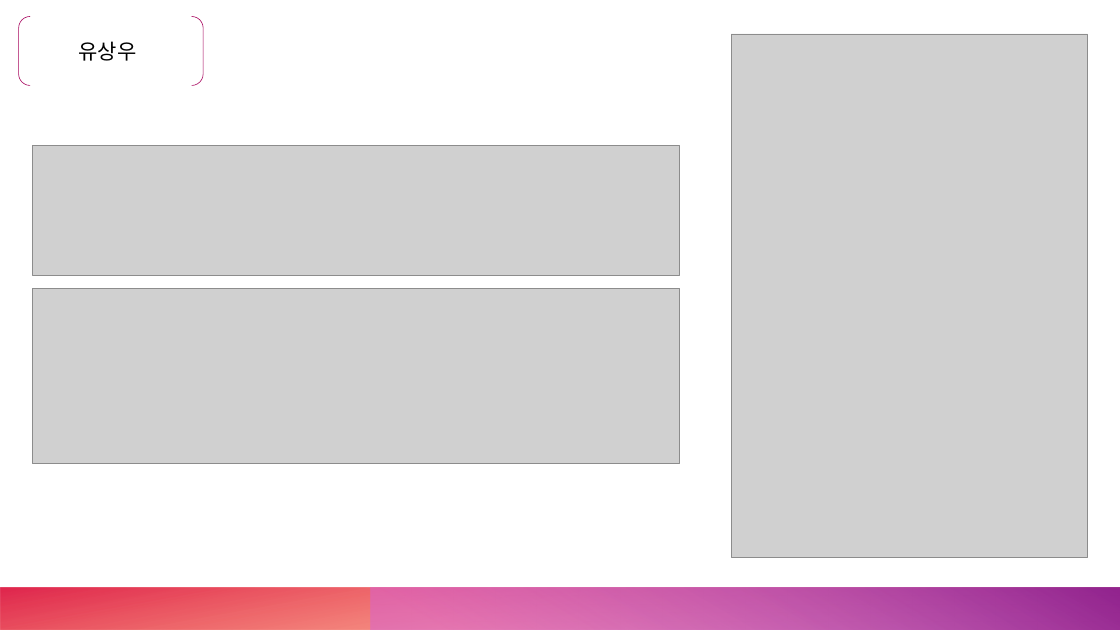
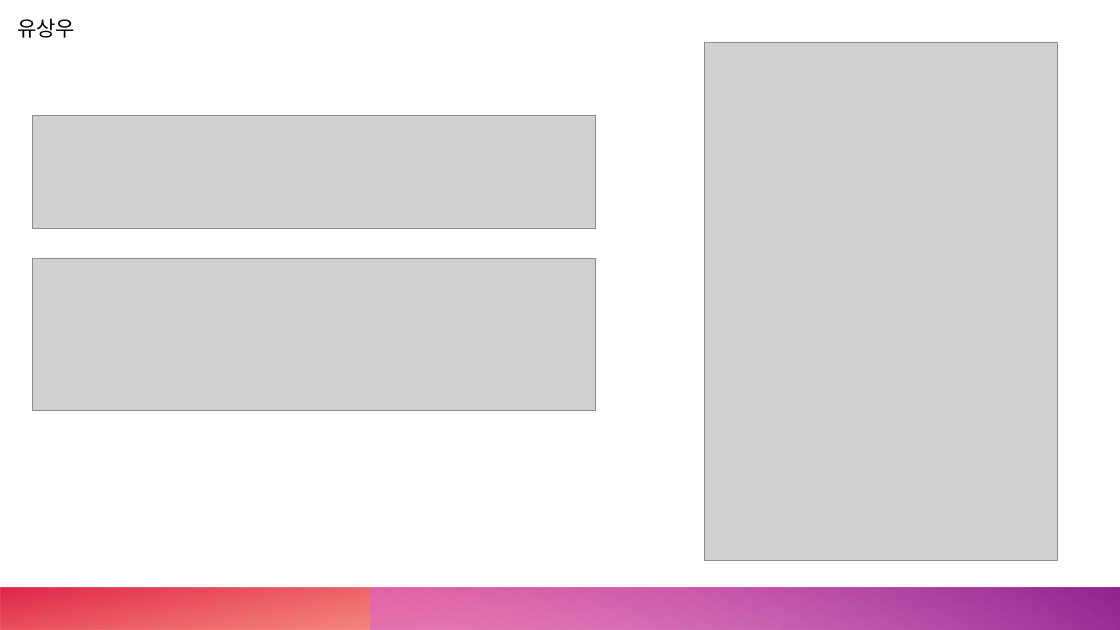
Before and after one commit to Mrgil0/FourGlass, a slide deck: slide 10 of FourGlass/FourGlass.pptx (slide 6 before the commit). Drawn at 1120x630 pixels with LibreOffice and Linux fonts; fonts in the diff are those of the drawing; grey boxes stand for pictures. Boxes give left, top, right and bottom in pixels: in the first picture for what was removed or moved away, otherwise in the second. Text is boxed around its words. In the diff, an @@ line names an element or a change of style, - is before the commit and + after.

```diff
--- a/FourGlass/FourGlass.pptx
+++ b/FourGlass/FourGlass.pptx
@@ text "유상우": place and size @@
-text "유상우" at <box>79,41,137,61</box>
+text "유상우" at <box>17,18,75,38</box>
@@ bracket pair removed at <box>18,17,203,86</box> @@
@@ picture: place and size @@
-picture at <box>731,34,1087,558</box>
+picture at <box>705,42,1058,560</box>
@@ picture: place and size @@
-picture at <box>33,145,681,276</box>
+picture at <box>32,115,595,228</box>
@@ picture: place and size @@
-picture at <box>32,288,680,464</box>
+picture at <box>32,258,595,411</box>
```
Also in this commit, not shown: 6 other slides changed, 4 slides added, 1 slide removed.
